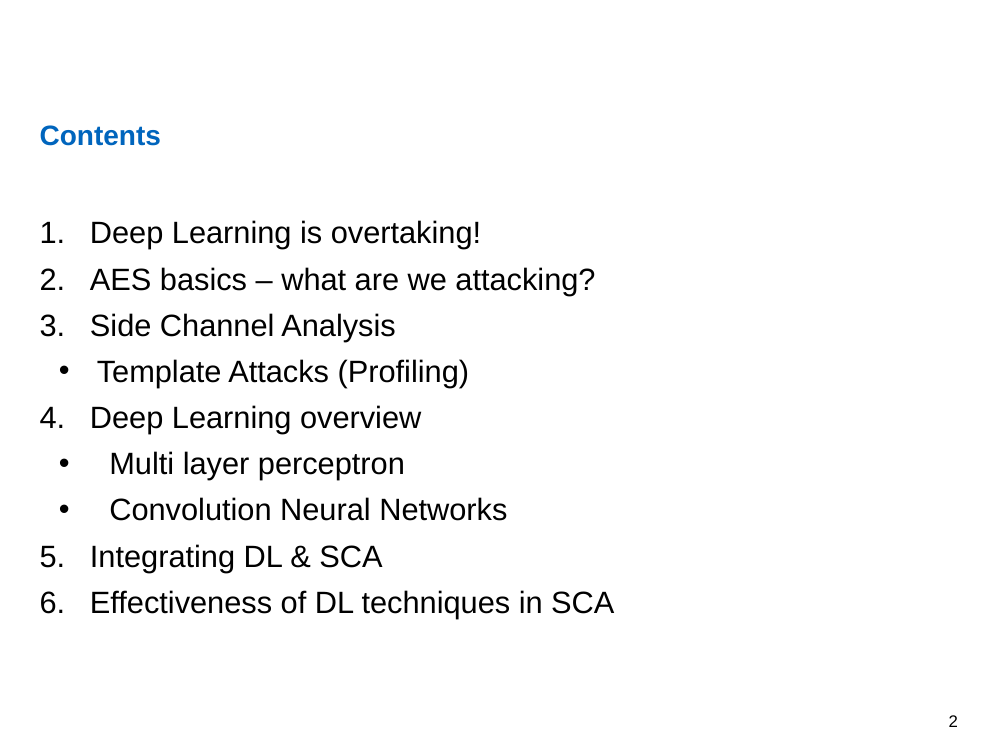
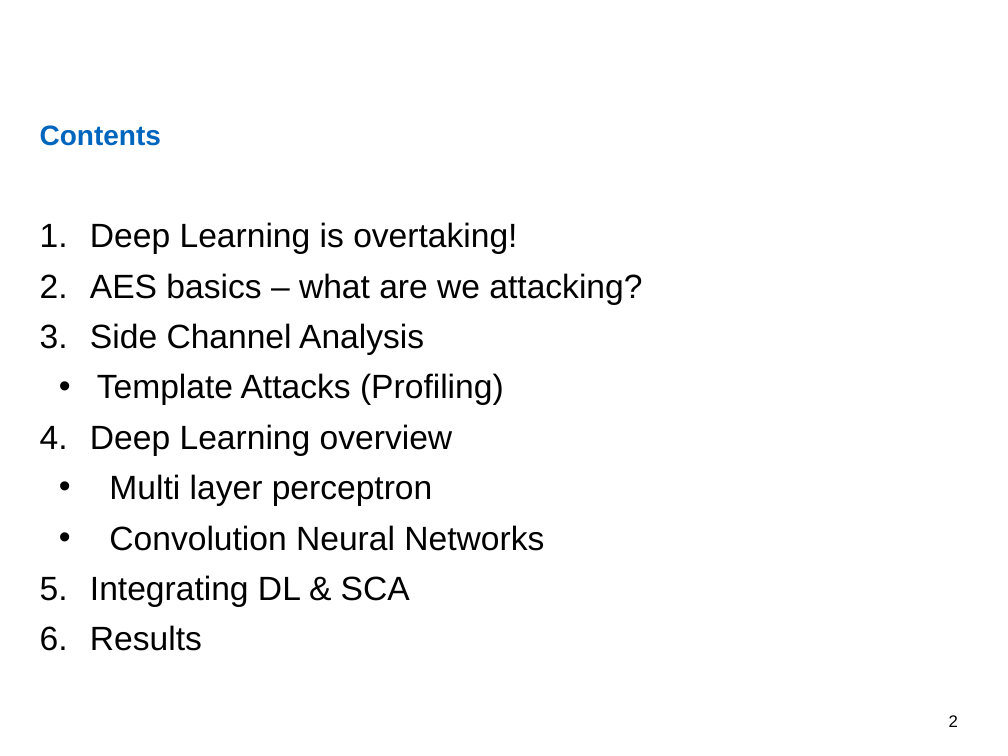
Before and after one commit to nimarb/deep-learning-sca-paper, a slide deck: slide 2 of deep-learning-sca-paper-presentation.pptx. Drawn at 1008x756 pixels with LibreOffice and Linux fonts; fonts in the diff are those of the drawing; background and template pictures are left out. Boxes give left, top, right and bottom in pixels: in the first picture for what was removed or moved away, otherwise in the second. Text is boxed around its words. In the diff, an @@ line names an element or a change of style, - is before the commit and + after.

```diff
--- a/deep-learning-sca-paper-presentation.pptx
+++ b/deep-learning-sca-paper-presentation.pptx
@@ text at [90,222,642,607]: size 22 to 24 pt @@
@@ text at [90,625,202,651]: text changed; size 22 to 24 pt @@
-6. Effectiveness of DL techniques in SCA
+6. Results
```
Also in this commit, not shown: 8 other slides changed, 6 slides added, 3 slides removed, 4 other files.
